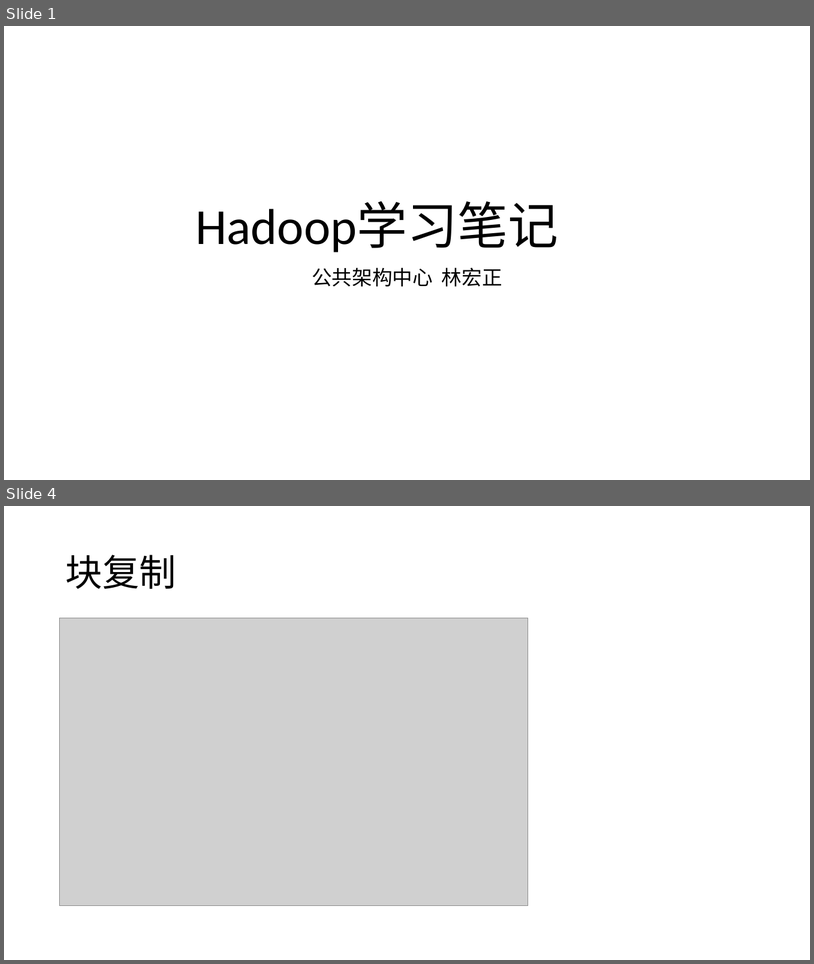
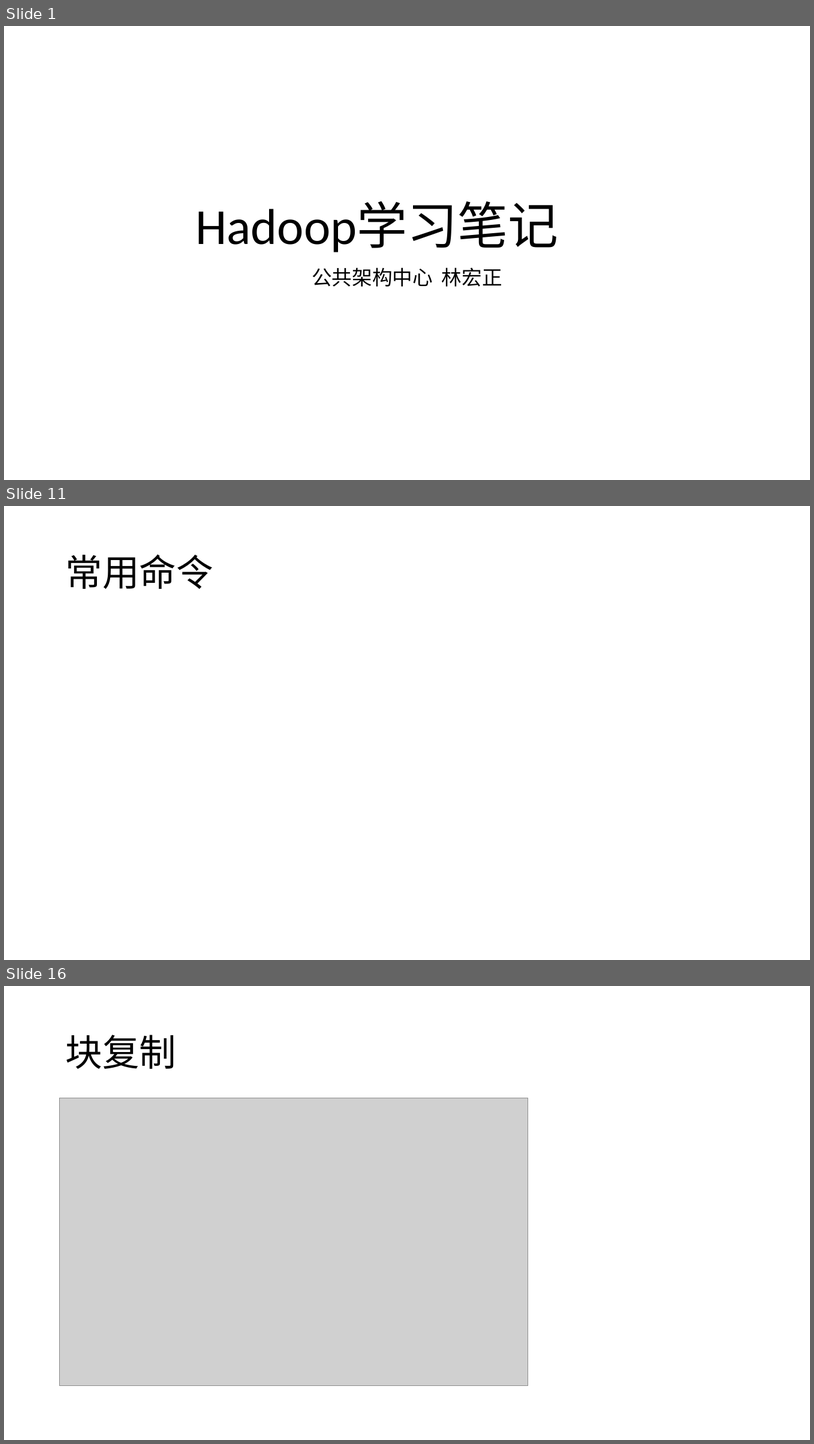
Before and after one commit to hongzhenglin/hadoop, a slide deck: Hadoop/Hadoop学习笔记.pptx. Shown one above the other, each under a label of ours: slides 1 and 4 before the commit, slides 1, 11 and 16 after it; the slides between them are not shown. The pictures are 814x964 and 814x1444 pixels, drawn with LibreOffice and Linux fonts; fonts in the diff are those of the drawing; grey boxes stand for pictures. Boxes give left, top, right and bottom in pixels: in the first picture for what was removed or moved away, otherwise in the second. Text is boxed around its words. In the diff, an @@ line names an element or a change of style, - is before the commit and + after.

```diff
--- a/Hadoop/Hadoop学习笔记.pptx
+++ b/Hadoop/Hadoop学习笔记.pptx
@@ slide 11 added at (4, 506, 810, 960), background #FFFFFF @@
@@ title added at (65, 554, 213, 589), 44 pt, text #000000 @@
+常用命令
@@ what was slide 4 is now slide 16 @@
```
Also in this commit, not shown: 3 slides changed, 12 other slides added, 2 other files.
